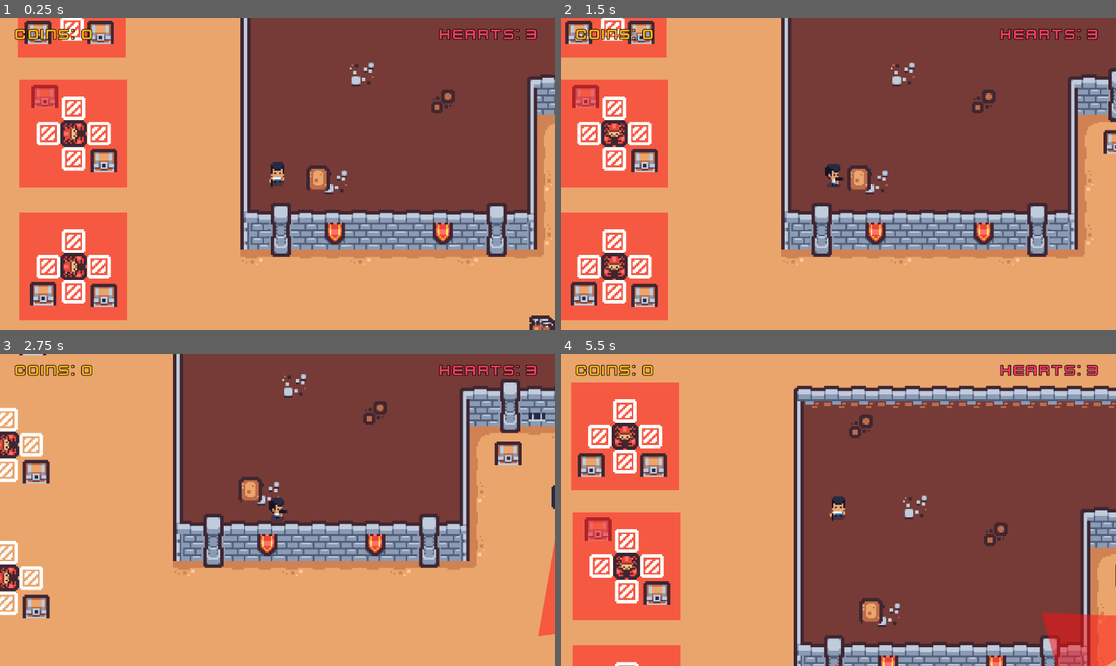
Above: before the commit, frames 1-4 (two rows, left to right).
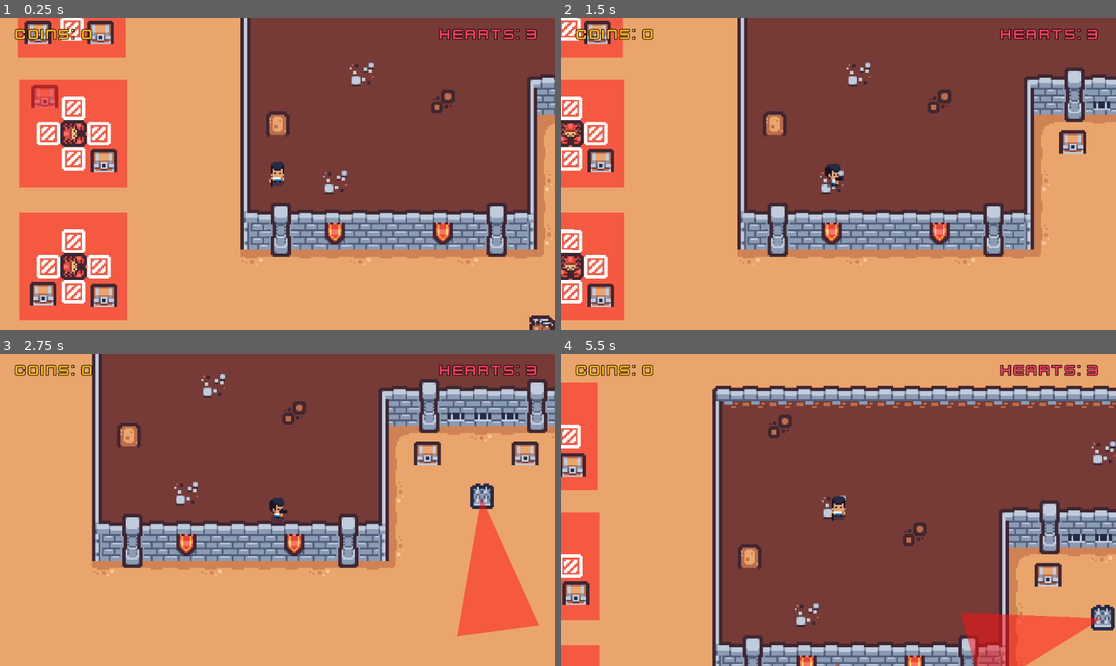
Above: after the commit, the same moments.

Repository: ki8yk8/game-dev-resolution
Game: Godot game, scene res://scenes/game_play.tscn
The game is run twice, just before and just after one commit, with the same random seed, the same clock (stepped at 60 frames per second) and the same inputs.
Inputs (mouse positions are in pixels of both pictures, inside the frame that each line leads up to):
- Up to frame 1 (0.25 s): no input
- Up to frame 2 (1.5 s): tap Enter at 0.5 s; move the mouse to (960, 158) at 0.52 s; hold D (right) 0.53-1.28 s; tap Space (action) at 0.6 s; click (960, 158) at 0.67 s; move the mouse to (727, 189) at 1.27 s; hold Down (down) from 1.28 s (still down); tap Alt at 1.35 s
- Up to frame 3 (2.75 s): move the mouse to (333, 441) at 2.02 s; release Down (down) at 2.03 s; hold D (right) from 2.03 s (still down); tap Shift at 2.1 s
- Up to frame 4 (5.5 s): move the mouse to (810, 572) at 2.77 s; release D (right) at 2.78 s; hold Up (up) 2.78-3.53 s; tap one key every 0.75 s from 2.85 s: Space (action) Alt Shift Space (action); click (810, 572) at 2.92 s; move the mouse to (1005, 556) at 3.52 s; hold A (left) 3.53-5.03 s; move the mouse to (672, 463) at 4.27 s; move the mouse to (866, 510) at 5.02 s; hold Down (down) from 5.03 s (still down); click (866, 510) at 5.17 s

The runs differ from the first frame. In frame 1, 0.6% of the frame differs, in the area x 47-60%, y 29-56%; in frame 2, 30%; in frame 3, 32%; in frame 4, 41%, in the area x 0-100%, y 9-100%.

Commit message:
the breakable tile now breaks when hit by the bullet

Diff:
--- a/scenes/bullet.tscn
+++ b/scenes/bullet.tscn
@@ -7,7 +7,7 @@
 
 [node name="Bullet" type="Area2D" unique_id=1249665967]
 collision_layer = 32
-collision_mask = 0
+collision_mask = 32
 script = ExtResource("1_mkf8s")
 
 [node name="CollisionShape2D" type="CollisionShape2D" parent="." unique_id=147167015]
@@ -21,4 +21,5 @@
 [node name="BulletTimer" type="Timer" parent="." unique_id=1469916726]
 wait_time = 2.0
 
+[connection signal="body_entered" from="." to="." method="_on_body_entered"]
 [connection signal="timeout" from="BulletTimer" to="." method="_on_bullet_timer_timeout"]
--- a/scenes/game_play.tscn
+++ b/scenes/game_play.tscn
@@ -1455,11 +1455,11 @@
 [node name="ShootingRange" type="Area2D" parent="." unique_id=1882459381]
 collision_mask = 2
 
-[node name="BreakableWall" parent="ShootingRange" unique_id=1620579031 instance=ExtResource("26_yqh82")]
-position = Vector2(30, 454)
-
 [node name="CollisionPolygon2D" type="CollisionPolygon2D" parent="ShootingRange" unique_id=1679947479]
 polygon = PackedVector2Array(-11, 471, -11, 329, 411, 330, 411, 473, 277, 473, 277, 392, 152, 392, 152, 471)
 
+[node name="BreakableWall" parent="ShootingRange" unique_id=1620579031 instance=ExtResource("26_yqh82")]
+position = Vector2(6, 422)
+
 [connection signal="body_entered" from="ShootingRange" to="." method="_on_shooting_range_body_entered"]
 [connection signal="body_exited" from="ShootingRange" to="." method="_on_shooting_range_body_exited"]
--- a/scripts/breakable_wall.gd
+++ b/scripts/breakable_wall.gd
@@ -1,4 +1,5 @@
 extends StaticBody2D
+class_name BreakableWall
 
 func _on_area_2d_body_entered(body: Node2D) -> void:
 	if body is Bullet:
--- a/scripts/bullet.gd
+++ b/scripts/bullet.gd
@@ -11,3 +11,9 @@
 
 func _on_bullet_timer_timeout() -> void:
 	queue_free()
+
+func _on_body_entered(body: Node2D) -> void:
+	if body is BreakableWall:
+		bulletTimer.stop()
+		body.queue_free()
+		queue_free()
